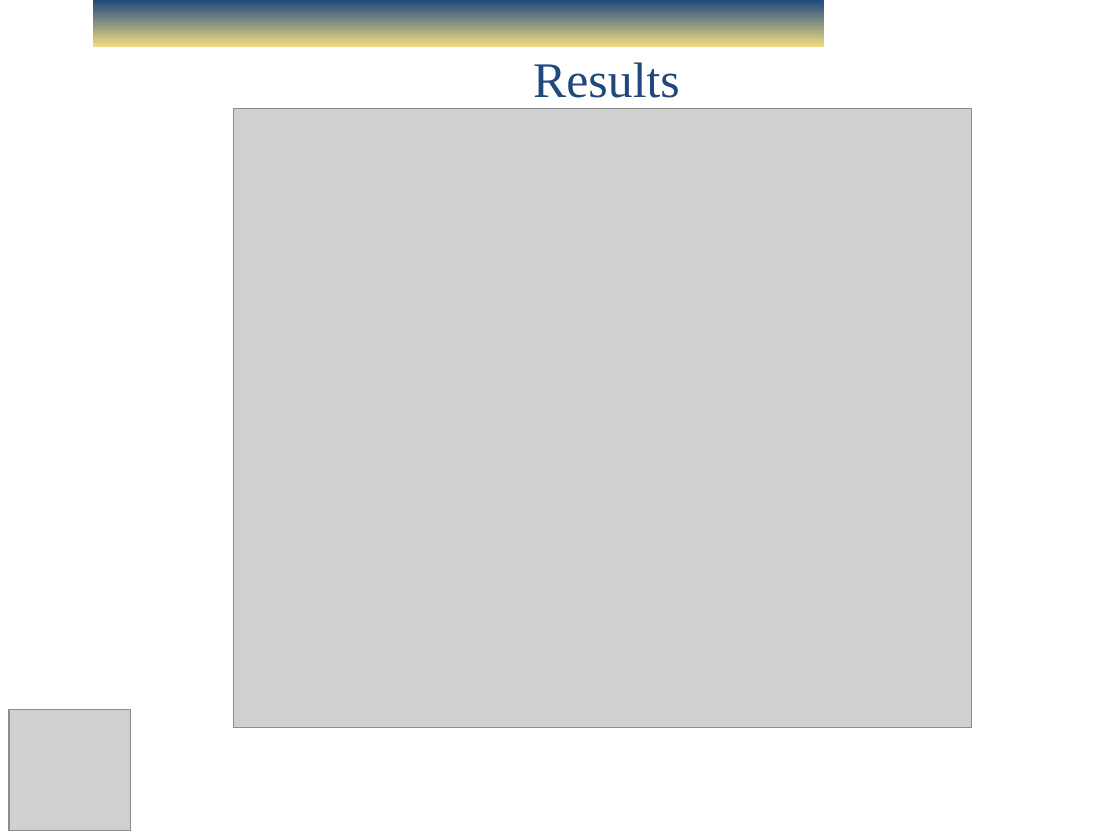
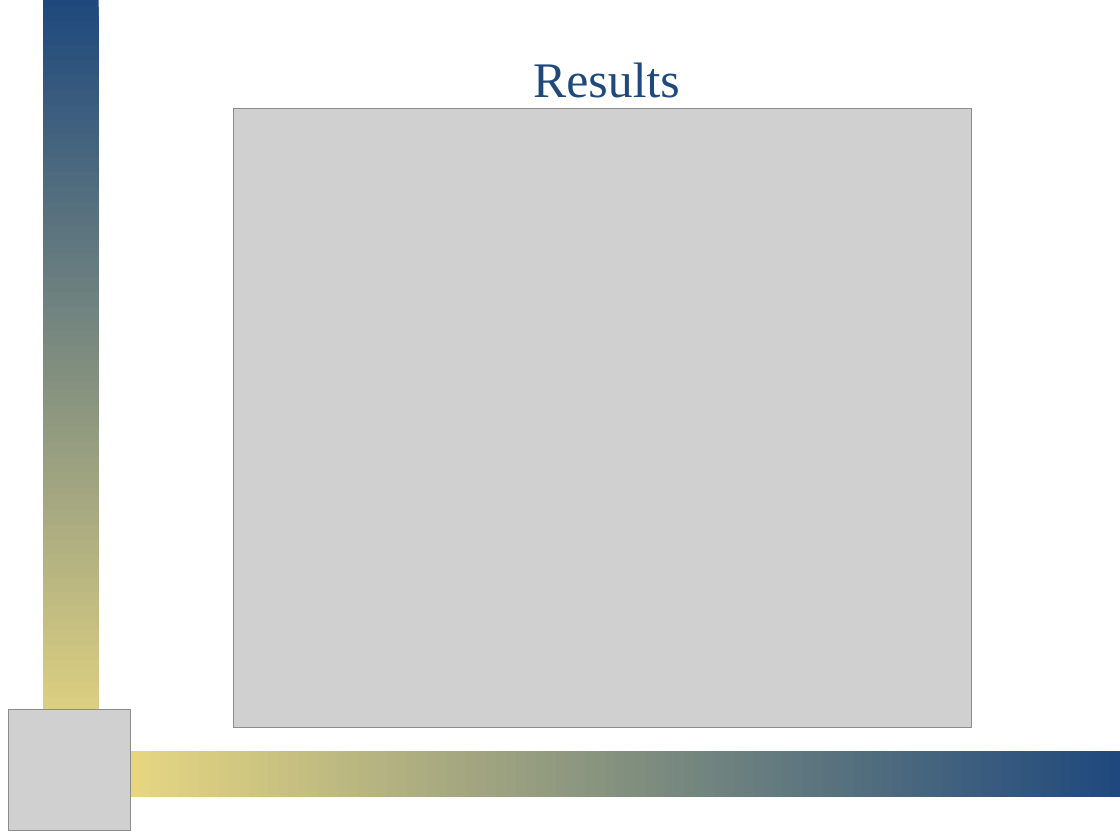
Before and after one commit to omgpotatoes/DEANQA, a slide deck: slide 2 of presentation/other-slides.pptx (slide 3 before the commit). Drawn at 1120x840 pixels with LibreOffice and Linux fonts; fonts in the diff are those of the drawing; grey boxes stand for pictures. Boxes give left, top, right and bottom in pixels: in the first picture for what was removed or moved away, otherwise in the second. Text is boxed around its words. In the diff, an @@ line names an element or a change of style, - is before the commit and + after.

```diff
--- a/presentation/other-slides.pptx
+++ b/presentation/other-slides.pptx
@@ rectangle added at <box>43,0,99,780</box>, fill gradient #1F497D to #EEDC82 @@
@@ rectangle removed at <box>93,0,824,47</box> @@
@@ rectangle added at <box>91,750,1120,797</box>, fill gradient #1F497D to #EEDC82 @@
```
Also in this commit, not shown: 2 other slides changed.
